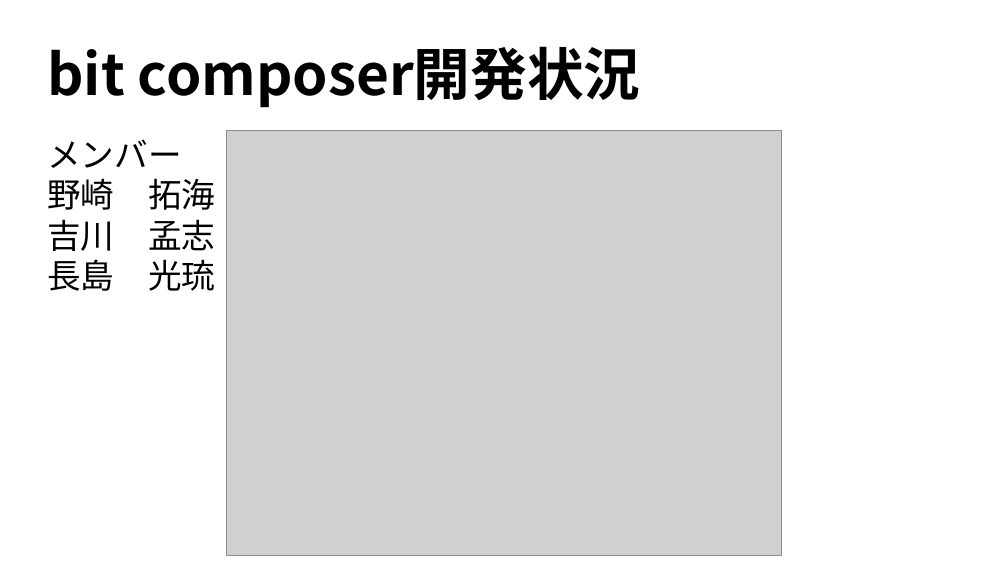
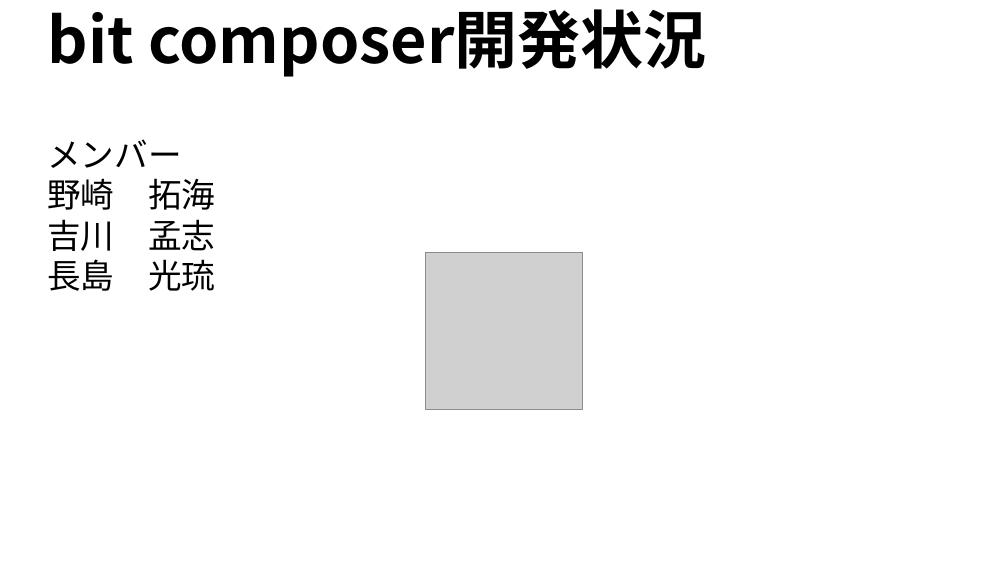
Before and after one commit to yoshitake266/bitComposer_prj, a slide deck: slide 1 of presentation/bit Composer2.pptx. Drawn at 1008x567 pixels with LibreOffice and Linux fonts; fonts in the diff are those of the drawing; grey boxes stand for pictures. Boxes give left, top, right and bottom in pixels: in the first picture for what was removed or moved away, otherwise in the second. Text is boxed around its words. In the diff, an @@ line names an element or a change of style, - is before the commit and + after.

```diff
--- a/presentation/bit Composer2.pptx
+++ b/presentation/bit Composer2.pptx
@@ title "bit composer開発状況" at [47,9,706,77]: size 54 to 60 pt @@
@@ picture: place and size @@
-picture at [226,130,782,555]
+picture at [425,252,582,409]
```
Also in this commit, not shown: 11 other slides changed, 2 slides added, 2 slides removed.
